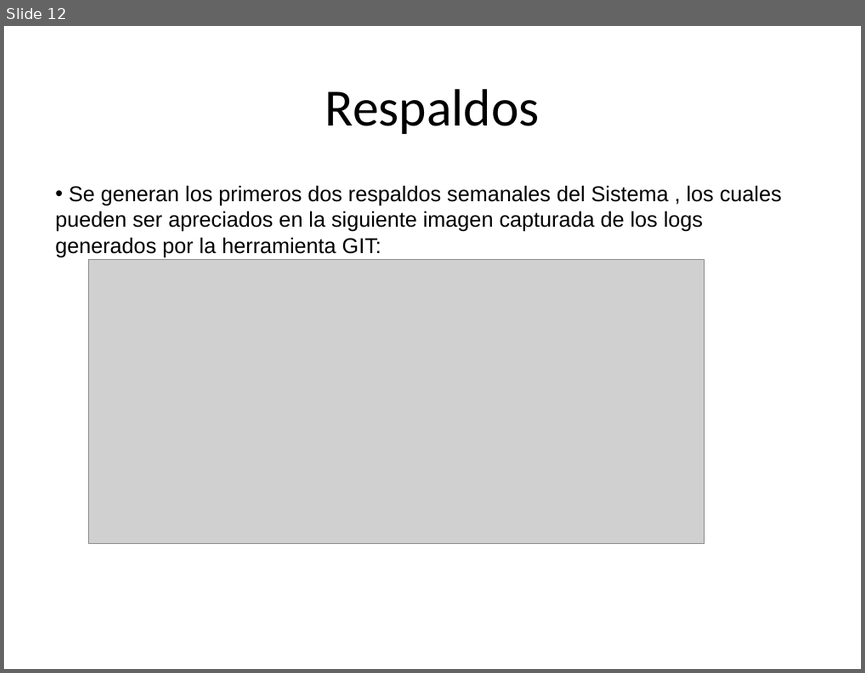
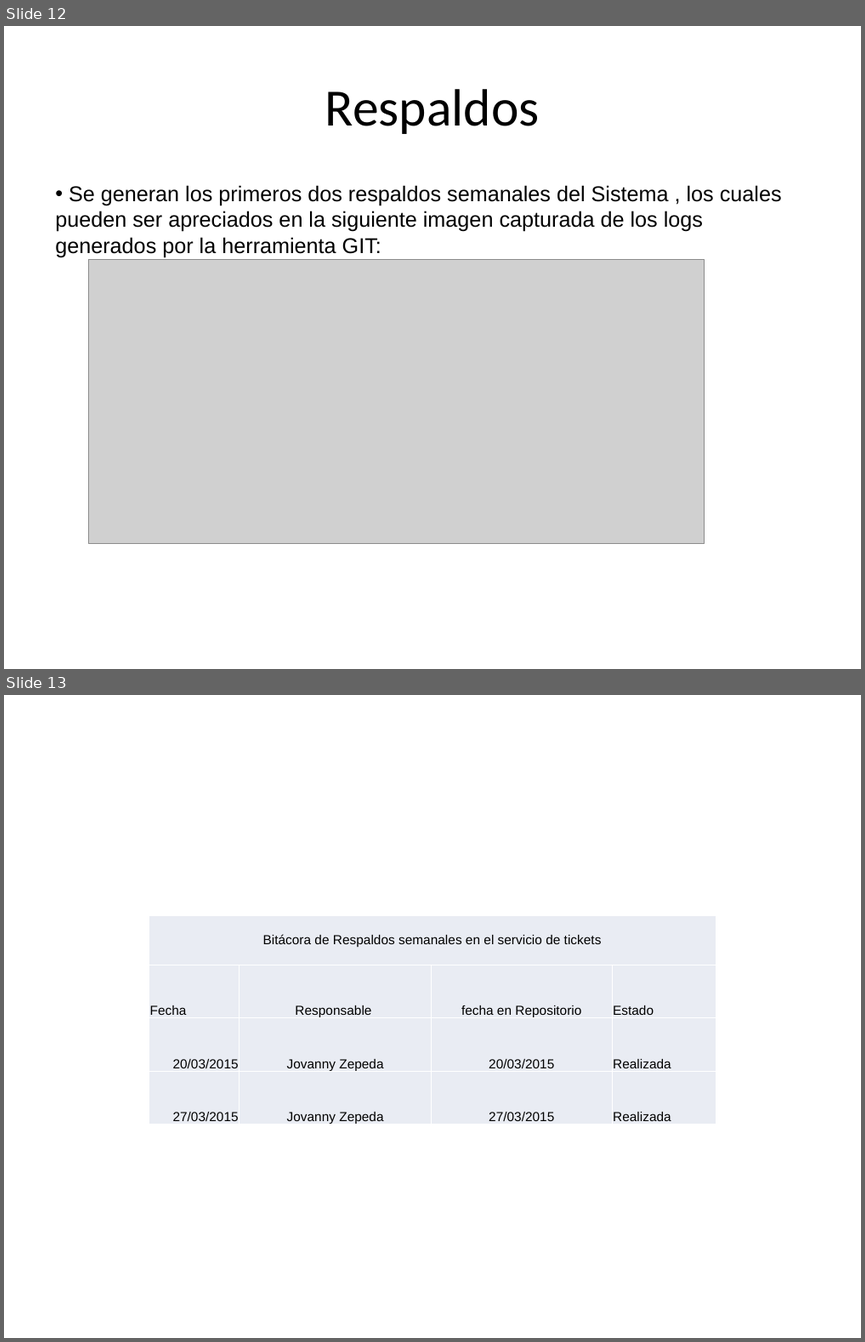
Before and after one commit to jovannyzepeda/qtp, a slide deck: qualtcom/Organizacional/Medicion y Monitoreo/Reporte Monitoreo-150331.pptx. Shown one above the other, each under a label of ours: slide 12 before the commit, slides 12 and 13 after it. The pictures are 865x673 and 865x1342 pixels, drawn with LibreOffice and Linux fonts; fonts in the diff are those of the drawing; grey boxes stand for pictures; background and template pictures are left out. Boxes give left, top, right and bottom in pixels: in the first picture for what was removed or moved away, otherwise in the second. Text is boxed around its words. In the diff, an @@ line names an element or a change of style, - is before the commit and + after.

```diff
--- a/qualtcom/Organizacional/Medicion y Monitoreo/Reporte Monitoreo-150331.pptx
+++ b/qualtcom/Organizacional/Medicion y Monitoreo/Reporte Monitoreo-150331.pptx
@@ slide 13 added at (x1=4, y1=695, x2=861, y2=1338), background picture (left out) @@
@@ table added at (x1=148, y1=915, x2=715, y2=1127), 4 rows, 4 columns @@
+Bitácora de Respaldos semanales en el servicio de tickets |  |  | 
+Fecha | Responsable | fecha en Repositorio | Estado
+20/03/2015 | Jovanny Zepeda | 20/03/2015 | Realizada
+27/03/2015 | Jovanny Zepeda | 27/03/2015 | Realizada
```
Also in this commit, not shown: 5 slides changed.
